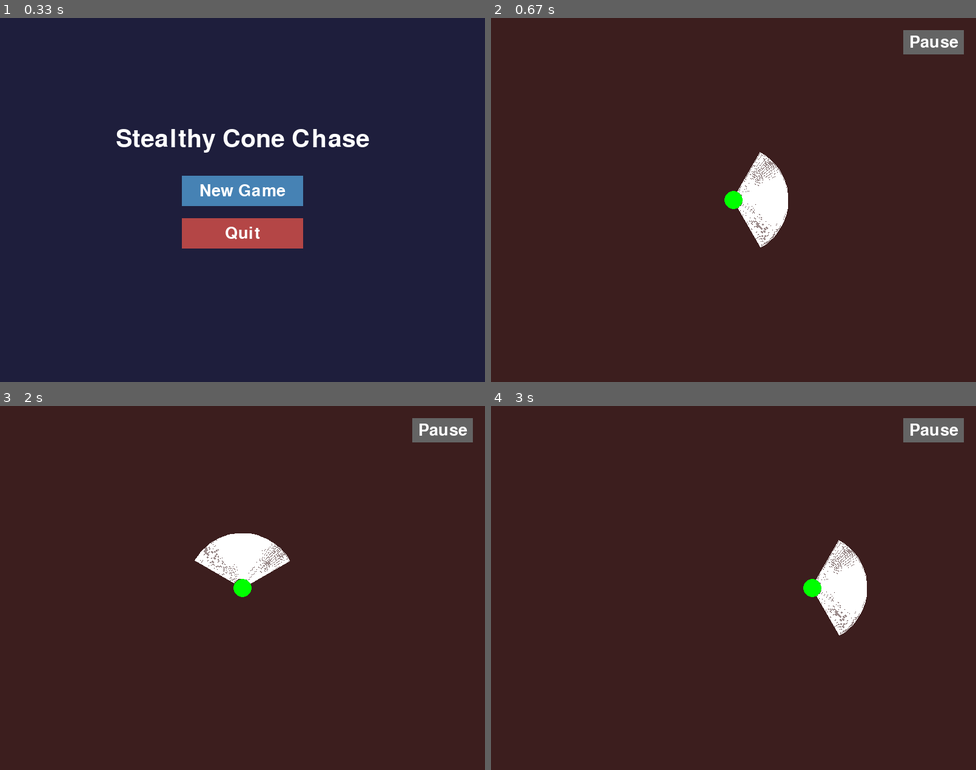
Above: before the commit, frames 1-4 (two rows, left to right).
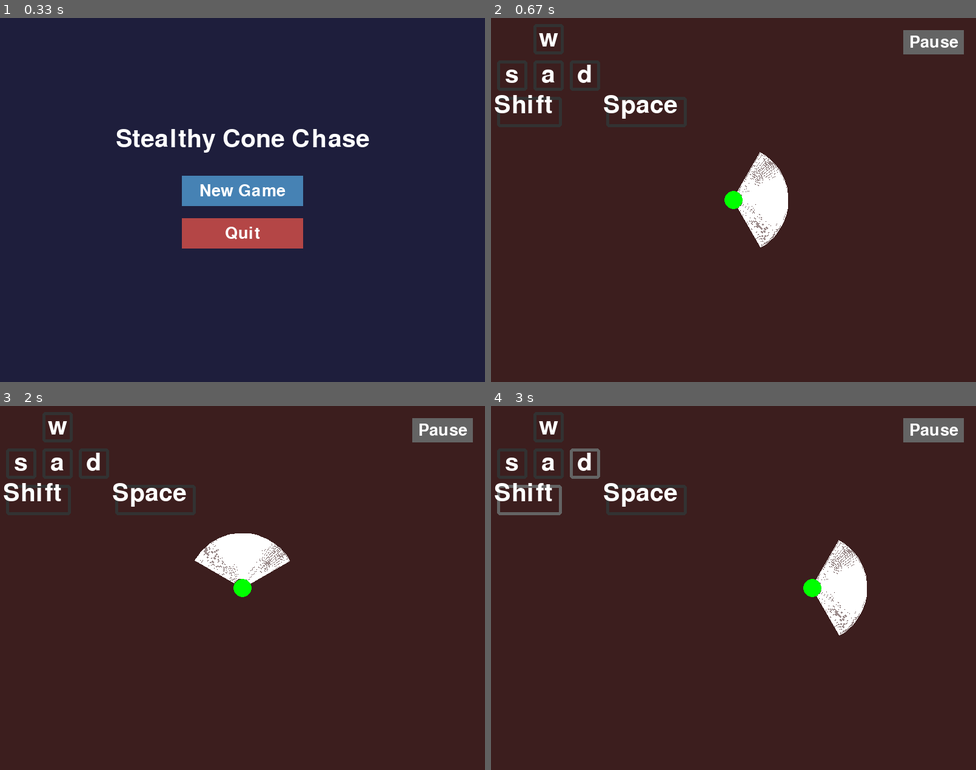
Above: after the commit, the same moments.

Repository: jtam2204/pygametest
Game: pygame game, started from template/conetest.py
The game is run twice, just before and just after one commit, with the same random seed, the same clock (stepped at 60 frames per second) and the same inputs.
Inputs (mouse positions are in pixels of both pictures, inside the frame that each line leads up to):
- Up to frame 1 (0.33 s): no input
- Up to frame 2 (0.67 s): click "New Game" at 0.38 s
- Up to frame 3 (2 s): tap W at 0.67 s; hold Esc 1-1.47 s; hold Right 1-1.47 s; click (242, 609) at 1.55 s; click "New Game" at 1.88 s
- Up to frame 4 (3 s): hold Space 2.17-2.63 s; hold Right 2.17-2.63 s; hold D 2.17-2.63 s; hold Shift from 2.67 s (still down); hold Right from 2.67 s (still down); hold D from 2.67 s (still down)

Frame 1 is identical in both runs. In frame 2, 1.0% of the frame differs, in the area x 0-39%, y 4-28%; in frame 3, 1.0%; in frame 4, 1.4%, in the area x 0-39%, y 4-30%.

Commit message:
Add keyboard input display to the game loop.

Diff:
--- a/template/conetest.py
+++ b/template/conetest.py
@@ -9,6 +9,9 @@
 screen = pygame.display.set_mode((WIDTH, HEIGHT))
 pygame.display.set_caption("TRPG Main Loop Example")
 clock = pygame.time.Clock()
+displayboxheight = 50
+displaylist = [((1,0),'w', 0),((0,1),'a' ,0),((1,1),'s', 0),((2,1),'d', 0),((0,2),'Shift', 0),((1,2),'Space', 0)]
+padding = 10
 red = (255, 0, 0)
 green = (0, 255, 0)
 blue = (0, 0, 255)
@@ -122,8 +125,28 @@
 
     surface.fill((60, 30, 30))
     font = pygame.font.SysFont(None, 60)
-    text = font.render("Gameplay", True, (255, 255, 255))
-    #surface.blit(text, (WIDTH//2 - text.get_width()//2, HEIGHT//2 - text.get_height()//2))
+
+    # Simple pause button (top right)
+    button_font = pygame.font.SysFont(None, 40)
+    pause_button_rect = pygame.Rect(WIDTH - 120, 20, 100, 40)
+    pygame.draw.rect(surface, (100, 100, 100), pause_button_rect)
+    pause_text = button_font.render("Pause", True, (255, 255, 255))
+    surface.blit(pause_text, (pause_button_rect.centerx - pause_text.get_width()//2, pause_button_rect.centery - pause_text.get_height()//2))
+    if mouse_clicked and pause_button_rect.collidepoint(mouse_pos) or pygame.key.get_pressed()[pygame.K_ESCAPE]:
+        return "pause"
+
+    # keymaps
+    for rectxy, dtext, hovered in displaylist:
+        rectx, recty = rectxy
+        text = font.render(dtext, True, (255, 255, 255))
+        if hovered:
+            pygame.draw.rect(surface, (100, 100, 100), (rectx * (displayboxheight + padding)+padding, recty * (displayboxheight + padding)+padding, max(text.get_width()+padding, displayboxheight), displayboxheight), 5, border_radius=5)
+        else:
+            pygame.draw.rect(surface, (50, 50, 50), (rectx * (displayboxheight + padding)+padding, recty * (displayboxheight + padding)+padding, max(text.get_width()+padding, displayboxheight), displayboxheight), 5, border_radius=5)
+        if text.get_width() > displayboxheight:
+            surface.blit(text, (rectx * (displayboxheight + padding) + (max(text.get_width()+padding, displayboxheight) - text.get_width()) // 2, recty * (displayboxheight + padding) + (displayboxheight - text.get_height()) // 2))
+        else:
+            surface.blit(text, (rectx * (displayboxheight + padding)+padding + (displayboxheight - text.get_width()) // 2, recty * (displayboxheight + padding)+padding + (displayboxheight - text.get_height()) // 2))
 
     def player_in_view(target_pos, target_viewing_direction):
             target_x, target_y = target_pos
@@ -240,35 +263,38 @@
     # Draw player
     pygame.draw.circle(surface, playercolor, (x, y), playerradius)
 
-    # Simple pause button (top right)
-    button_font = pygame.font.SysFont(None, 40)
-    pause_button_rect = pygame.Rect(WIDTH - 120, 20, 100, 40)
-    pygame.draw.rect(surface, (100, 100, 100), pause_button_rect)
-    pause_text = button_font.render("Pause", True, (255, 255, 255))
-    surface.blit(pause_text, (pause_button_rect.centerx - pause_text.get_width()//2, pause_button_rect.centery - pause_text.get_height()//2))
-    if mouse_clicked and pause_button_rect.collidepoint(mouse_pos) or pygame.key.get_pressed()[pygame.K_ESCAPE]:
-        return "pause"
-
     pressed = pygame.key.get_pressed()
 
     move_x = 0
     move_y = 0
     if pressed[pygame.K_w] or pressed[pygame.K_UP]:
         if pressed[pygame.K_w]:
+            displaylist[0] = ((1,0),'w', 1)
             move_y -= 1
         direction = up
+    else:
+        displaylist[0] = ((1,0),'w', 0)
     if pressed[pygame.K_s] or pressed[pygame.K_DOWN]:
         if pressed[pygame.K_s]:
+            displaylist[1] = ((0,1),'s', 1)
             move_y += 1
         direction = down
+    else:
+        displaylist[1] = ((0,1),'s', 0)
     if pressed[pygame.K_a] or pressed[pygame.K_LEFT]:
         if pressed[pygame.K_a]:
+            displaylist[2] = ((1,1),'a', 1)
             move_x -= 1
         direction = left
+    else:
+        displaylist[2] = ((1,1),'a', 0)
     if pressed[pygame.K_d] or pressed[pygame.K_RIGHT]:
         if pressed[pygame.K_d]:
+            displaylist[3] = ((2,1),'d', 1)
             move_x += 1
         direction = right
+    else:
+        displaylist[3] = ((2,1),'d', 0)
 
     if move_x != 0 and move_y != 0:
         move_amount = normalizedspeed
@@ -293,12 +319,16 @@
 
     if pygame.key.get_pressed()[pygame.K_SPACE]:
         playerspeed = 4
+        displaylist[5] = ((3,2),'Space', 1)
         print('Fast mode activated')
     elif pygame.key.get_pressed()[pygame.K_LSHIFT]:
         playerspeed = 1
+        displaylist[4] = ((0,2),'Shift', 1)
         print('Slow mode activated')
     else:
         playerspeed = 2
+        displaylist[4] = ((0,2),'Shift', 0)
+        displaylist[5] = ((3,2),'Space', 0)
     return None
 
 def draw_pause(surface, mouse_pos, mouse_clicked):
